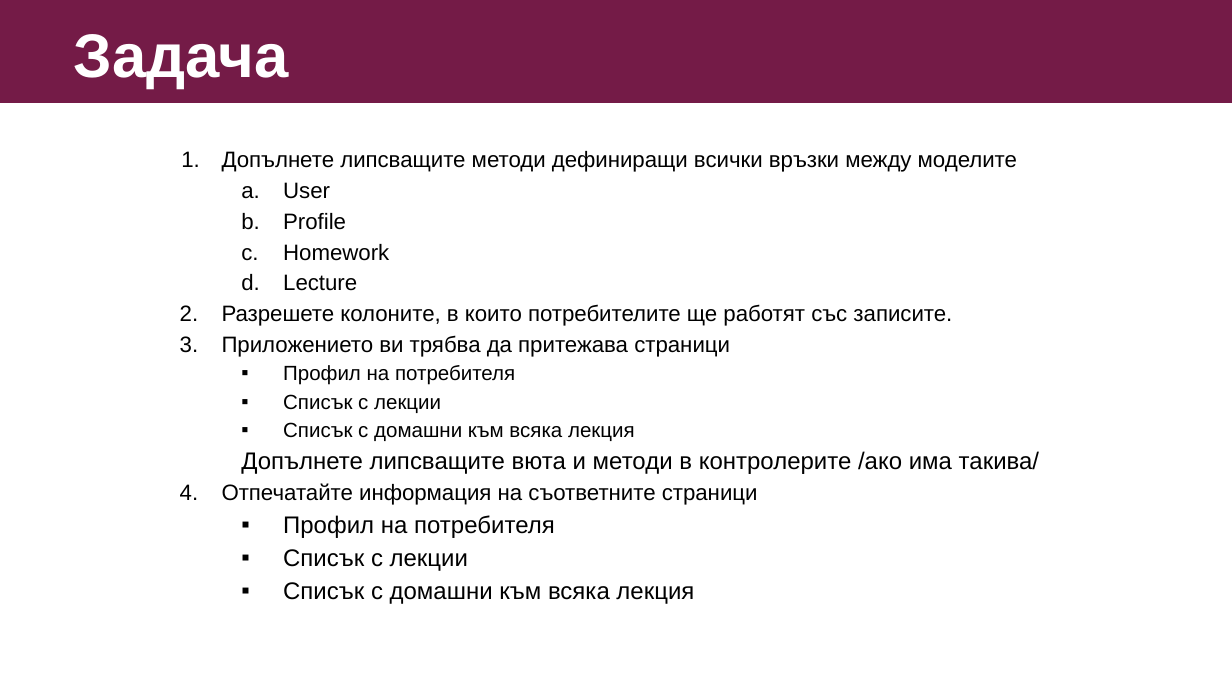
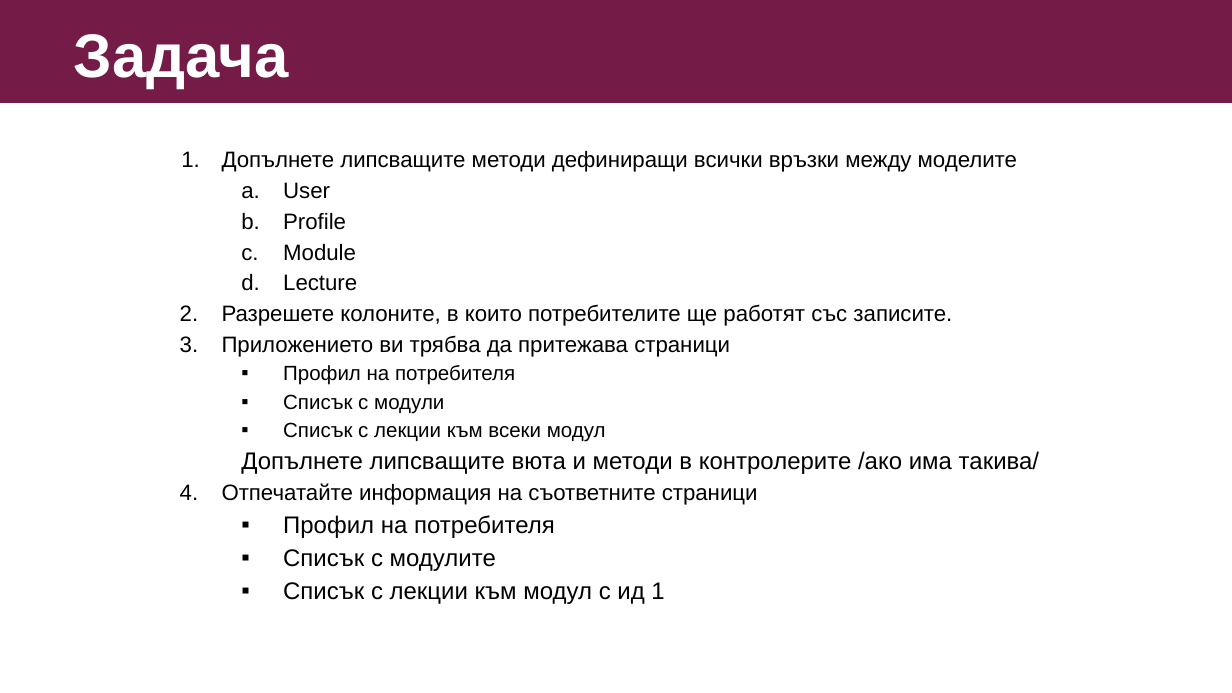
Before and after one commit to VratsaSoftware/php18, a slide deck: slide 31 of 04_PHP_OOP_and_MVC/10_L4_models_eloquent/models_eloquent.pptx. Drawn at 1232x693 pixels with LibreOffice and Linux fonts; fonts in the diff are those of the drawing. Boxes give left, top, right and bottom in pixels: in the first picture for what was removed or moved away, otherwise in the second. Text is boxed around its words. In the diff, an @@ line names an element or a change of style, - is before the commit and + after.

```diff
--- a/04_PHP_OOP_and_MVC/10_L4_models_eloquent/models_eloquent.pptx
+++ b/04_PHP_OOP_and_MVC/10_L4_models_eloquent/models_eloquent.pptx
@@ text at (283, 244, 356, 261): text changed @@
-  c. Homework
+  c. Module
@@ text at (283, 394, 606, 442): text changed @@
-  ▪ Списък с лекции
-  ▪ Списък с домашни към всяка лекция
+  ▪ Списък с модули
+  ▪ Списък с лекции към всеки модул
@@ text at (283, 549, 664, 604): text changed @@
-  ▪ Списък с лекции
-  ▪ Списък с домашни към всяка лекция
+  ▪ Списък с модулите
+  ▪ Списък с лекции към модул с ид 1
```
Also in this commit, not shown: 1 other slide changed, 11 other files.
